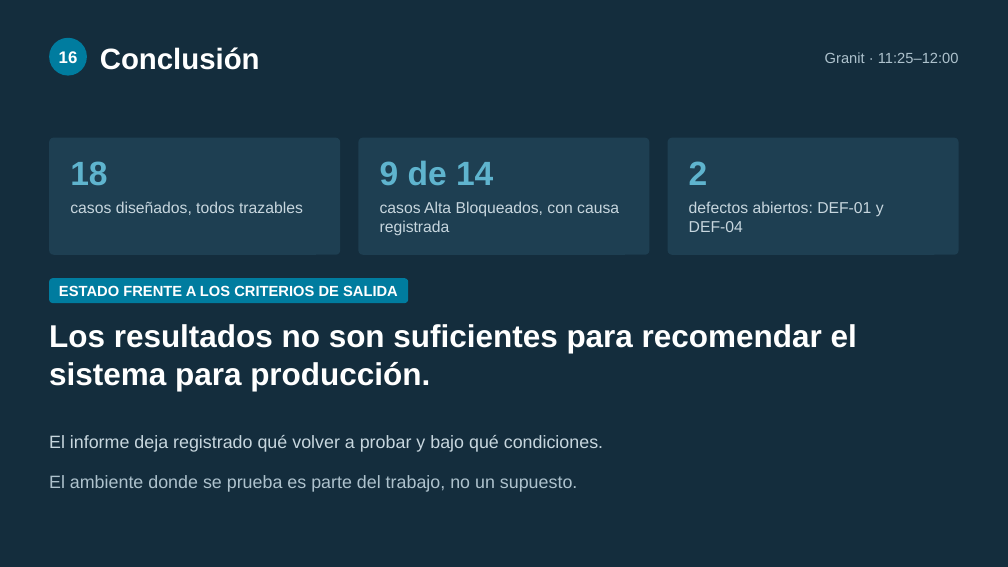
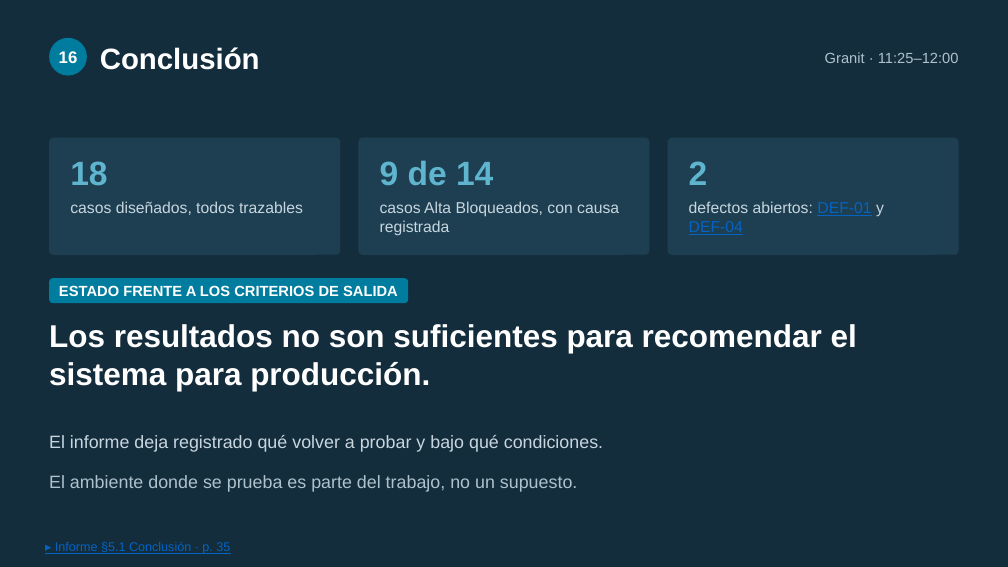
Before and after one commit to usuariogranit/Proyecto1_Caso3_OpenCart, a slide deck: slide 16 of entrega/Proyecto1_Caso3_Grupo5/Proyecto1_Caso3_Grupo5_Exposicion_FINAL.pptx. Drawn at 1008x567 pixels with LibreOffice and Linux fonts; fonts in the diff are those of the drawing. Boxes give left, top, right and bottom in pixels: in the first picture for what was removed or moved away, otherwise in the second. Text is boxed around its words. In the diff, an @@ line names an element or a change of style, - is before the commit and + after.

Commit message:
Presentacion final con 36 enlaces al informe: pie por lamina e identificadores de caso y de defecto

```diff
--- a/entrega/Proyecto1_Caso3_Grupo5/Proyecto1_Caso3_Grupo5_Exposicion_FINAL.pptx
+++ b/entrega/Proyecto1_Caso3_Grupo5/Proyecto1_Caso3_Grupo5_Exposicion_FINAL.pptx
@@ text "defectos abiertos: DEF-01 y DEF-04" at [689,201,884,235]: text colour #C7D6DE to #0563C1, underline on in "DEF-01 DEF-04" @@
@@ text added at [55,542,230,554], 12 pt, text #0563C1, underline @@
+▸ Informe §5.1 Conclusión · p. 35
```
Also in this commit, not shown: 16 other slides changed, 1 other file.
